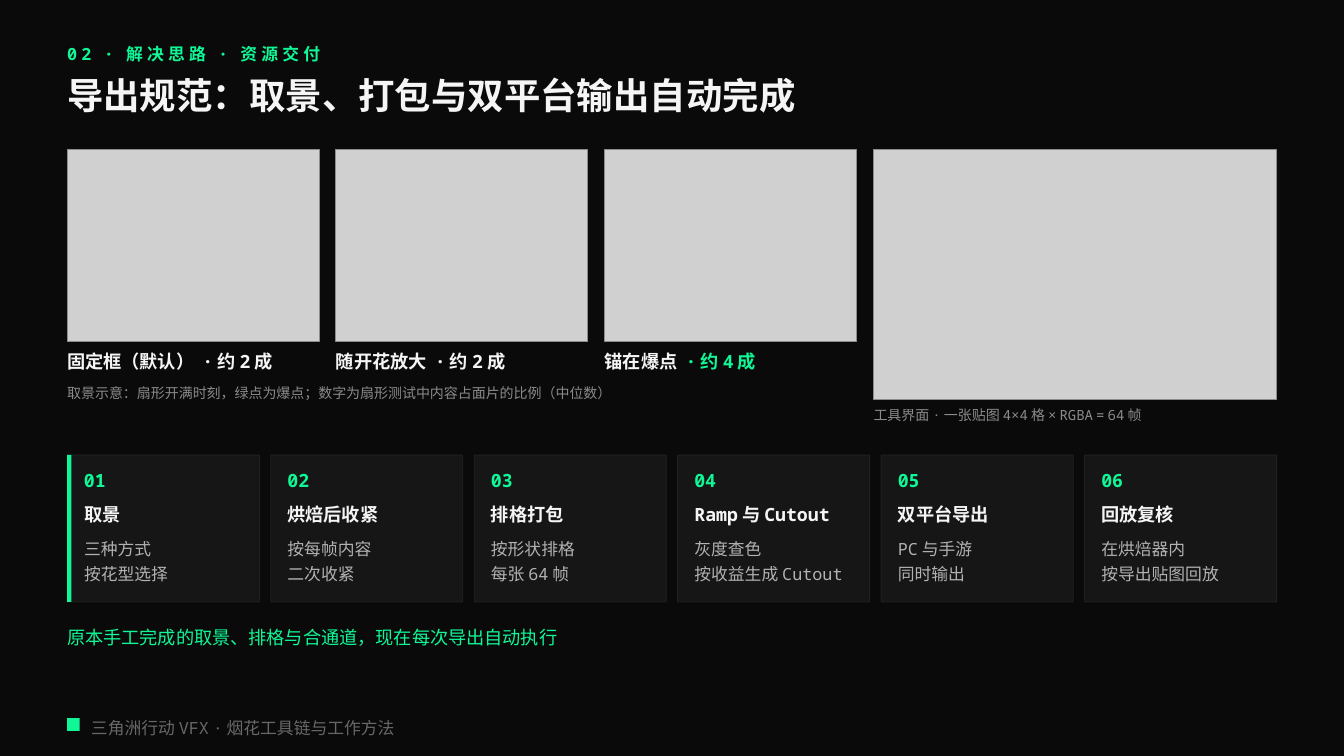
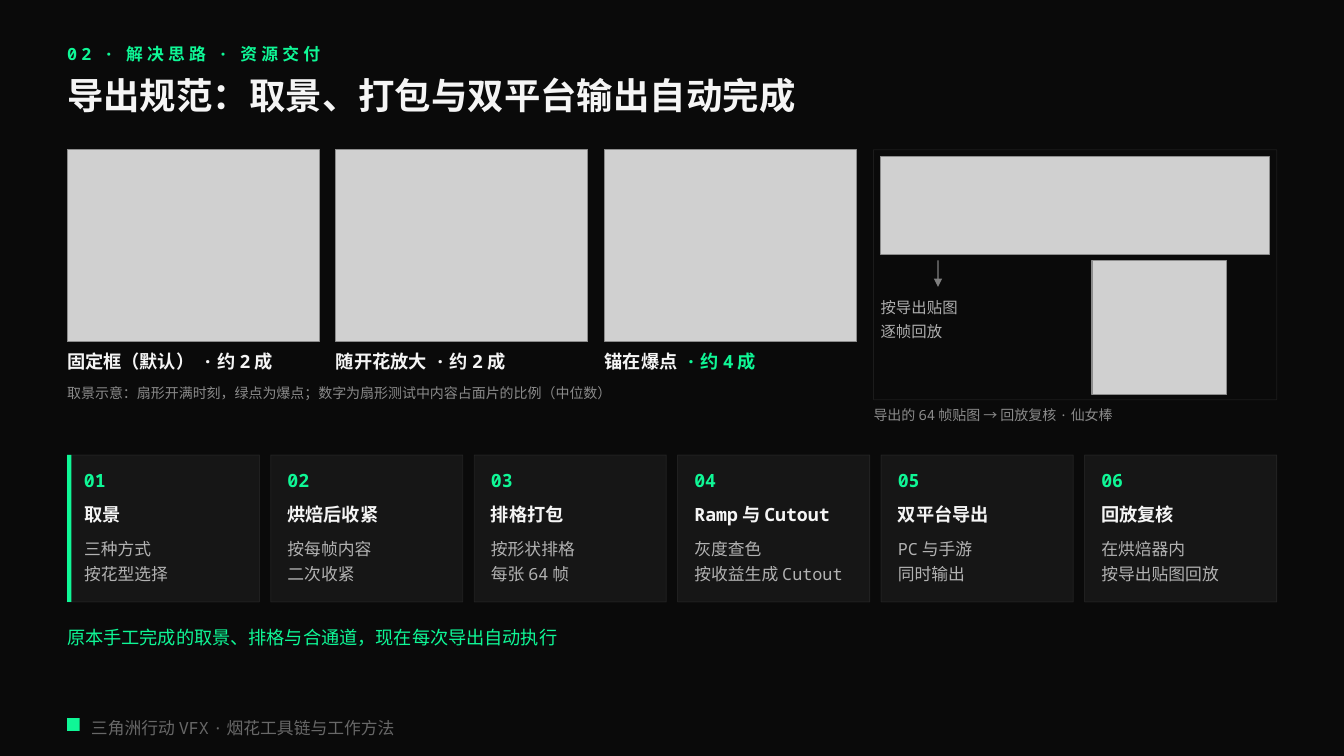
Before and after one commit to loccmaiii-lang/FireWorksLab, a slide deck: slide 6 of 协作/提示词/分享PPT交接_2026-10-29/第四版交付_云端/烟花秀AI全流程_第四版.pptx. Drawn at 1344x756 pixels with LibreOffice and Linux fonts; fonts in the diff are those of the drawing; grey boxes stand for pictures. Boxes give left, top, right and bottom in pixels: in the first picture for what was removed or moved away, otherwise in the second. Text is boxed around its words. In the diff, an @@ line names an element or a change of style, - is before the commit and + after.

```diff
--- a/协作/提示词/分享PPT交接_2026-10-29/第四版交付_云端/烟花秀AI全流程_第四版.pptx
+++ b/协作/提示词/分享PPT交接_2026-10-29/第四版交付_云端/烟花秀AI全流程_第四版.pptx
@@ picture removed at (x1=874, y1=150, x2=1277, y2=400) @@
@@ rectangle added at (x1=874, y1=150, x2=1277, y2=400), fill #0A0A0A, outline #F5F5F5 0.5 pt @@
@@ picture added at (x1=881, y1=157, x2=1270, y2=255) @@
@@ arrow added from (939, 260) to (939, 287), #F5F5F5 1 pt @@
@@ picture added at (x1=1092, y1=260, x2=1226, y2=394) @@
@@ text added at (x1=881, y1=300, x2=958, y2=338), 11 pt, text #F5F5F5 at 70% opacity @@
+按导出贴图
+逐帧回放
@@ text at (x1=874, y1=408, x2=1113, y2=421): text changed @@
-工具界面 · 一张贴图 4×4 格 × RGBA = 64 帧
+导出的 64 帧贴图 → 回放复核 · 仙女棒
```
Also in this commit, not shown: 6 other slides changed, 24 other files.
